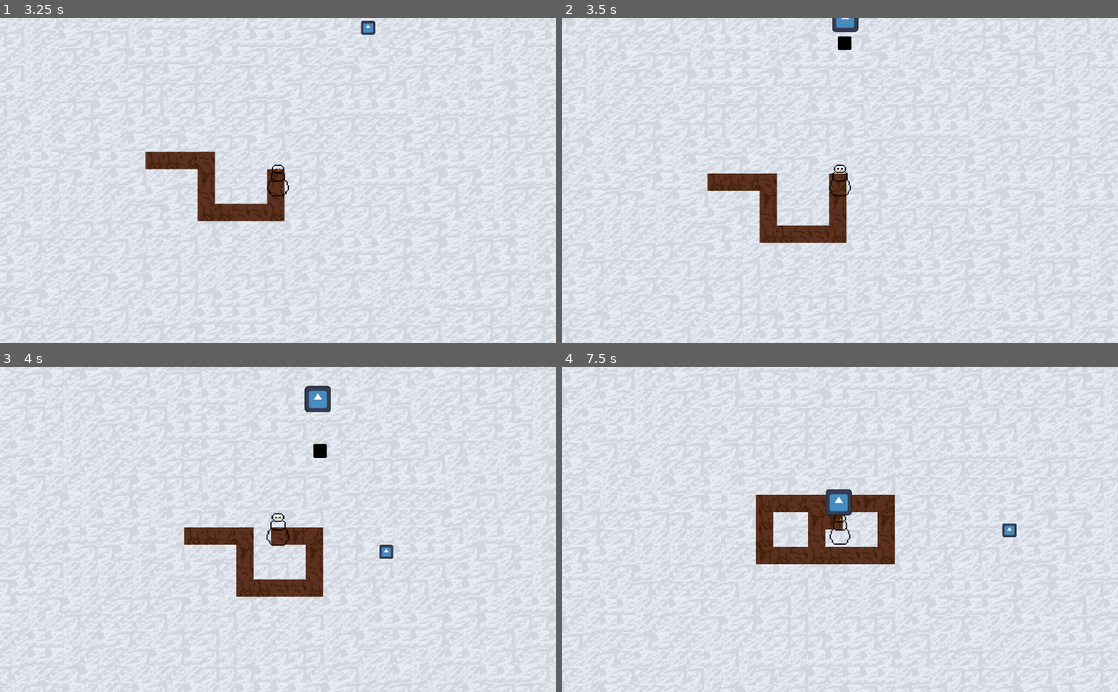
Above: before the commit, frames 1-4 (two rows, left to right).
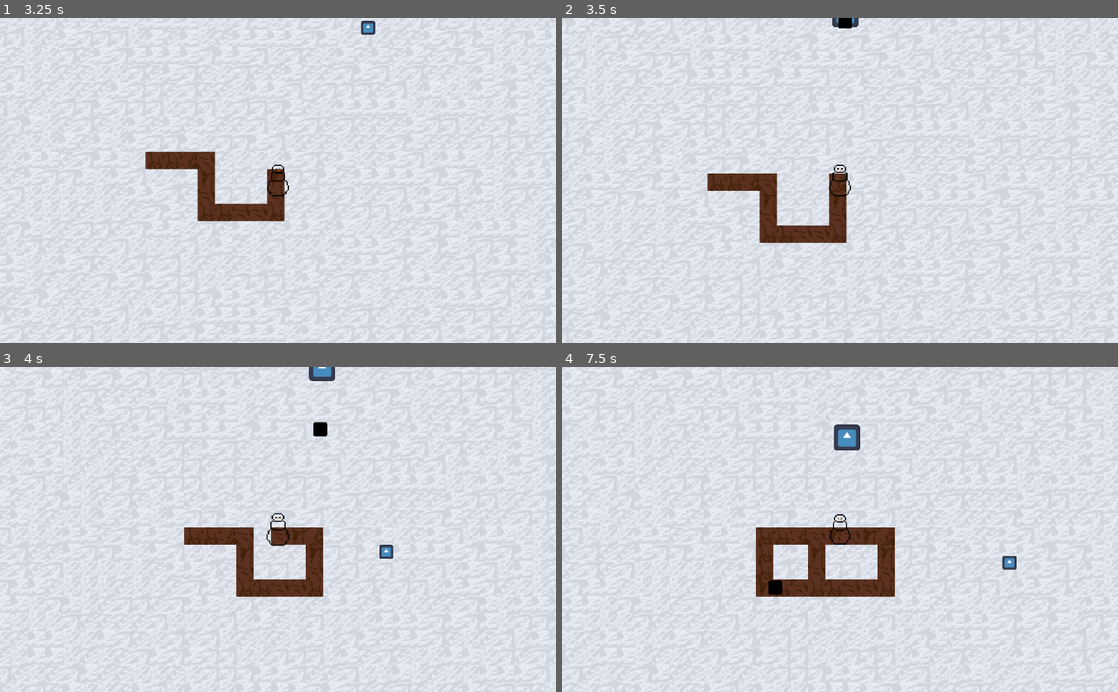
Above: after the commit, the same moments.

Repository: kerstenbr/snowman-survival
Game: Godot game, scene res://scenes/level/level.tscn
Same seed, same stepped clock (60 frames per second), same inputs: the game is played once before the commit and once after it. The engine's default icon, where the game draws it, is replaced by a stand-in: a white triangle on a blue panel in a dark square.
Inputs (mouse positions are in pixels of both pictures, inside the frame that each line leads up to):
- Up to frame 1 (3.25 s): tap Enter at 0.5 s; move the mouse to (400, 164) at 0.52 s; hold D (right) 0.53-1.28 s; click (400, 164) at 0.6 s; move the mouse to (166, 196) at 1.27 s; hold S (down) 1.28-2.03 s; click (166, 196) at 1.35 s; move the mouse to (333, 109) at 2.02 s; hold D (right) 2.03-2.78 s; click (333, 109) at 2.1 s; move the mouse to (250, 245) at 2.77 s; hold W (up) from 2.78 s (still down); click (250, 245) at 2.85 s
- Up to frame 2 (3.5 s): keep holding W (up)
- Up to frame 3 (4 s): move the mouse to (444, 578) at 3.52 s; release W (up) at 3.53 s; hold A (left) from 3.53 s (still down); click (444, 578) at 3.6 s
- Up to frame 4 (7.5 s): move the mouse to (673, 480) at 4.27 s; click (673, 480) at 4.35 s; move the mouse to (867, 529) at 5.02 s; release A (left) at 5.03 s; hold S (down) 5.03-5.78 s; click (867, 529) at 5.1 s; move the mouse to (756, 448) at 5.77 s; hold D (right) 5.78-6.53 s; click (756, 448) at 5.85 s; move the mouse to (962, 513) at 6.52 s; hold W (up) 6.53-7.28 s; click (962, 513) at 6.6 s; move the mouse to (728, 545) at 7.27 s; hold D (right) from 7.28 s (still down); click (728, 545) at 7.35 s

Frame 1 is identical in both runs. In frame 2, 0.3% of the frame differs, in the area x 48-54%, y 0-10%; in frame 3, 0.8%; in frame 4, 6.1%, in the area x 34-82%, y 17-71%.

Commit message:
inimigo para para atirar

Diff:
--- a/scenes/enemy/enemy.gd
+++ b/scenes/enemy/enemy.gd
@@ -17,13 +17,17 @@
 # Called every frame. 'delta' is the elapsed time since the previous frame.
 func _process(delta: float) -> void:
 	if player_inside_vision == true:
+		velocity = Vector2(0, 0)
 		shoot()
 
 func _physics_process(delta: float) -> void:
 	if player:
-		var direction = (player.global_position - global_position).normalized()
-		velocity = direction * SPEED
-		move_and_slide()
+		if player_inside_vision == false:
+			var direction = (player.global_position - global_position).normalized()
+			velocity = direction * SPEED
+			move_and_slide()
+		else:
+			velocity = Vector2(0, 0)
 
 func _on_shooting_distance_body_entered(body: Node2D) -> void:
 	if body.is_in_group("Player"):
--- a/scenes/enemy/enemy.tscn
+++ b/scenes/enemy/enemy.tscn
@@ -10,7 +10,7 @@
 size = Vector2(24, 24)
 
 [sub_resource type="CircleShape2D" id="CircleShape2D_ab0ho"]
-radius = 271.472
+radius = 149.03
 
 [sub_resource type="RectangleShape2D" id="RectangleShape2D_pvqd7"]
 
@@ -43,7 +43,7 @@
 shape = SubResource("RectangleShape2D_pvqd7")
 
 [node name="ShootDelay" type="Timer" parent="."]
-wait_time = 5.0
+wait_time = 2.0
 one_shot = true
 
 [connection signal="area_entered" from="HitBox" to="." method="_on_hit_box_area_entered"]
